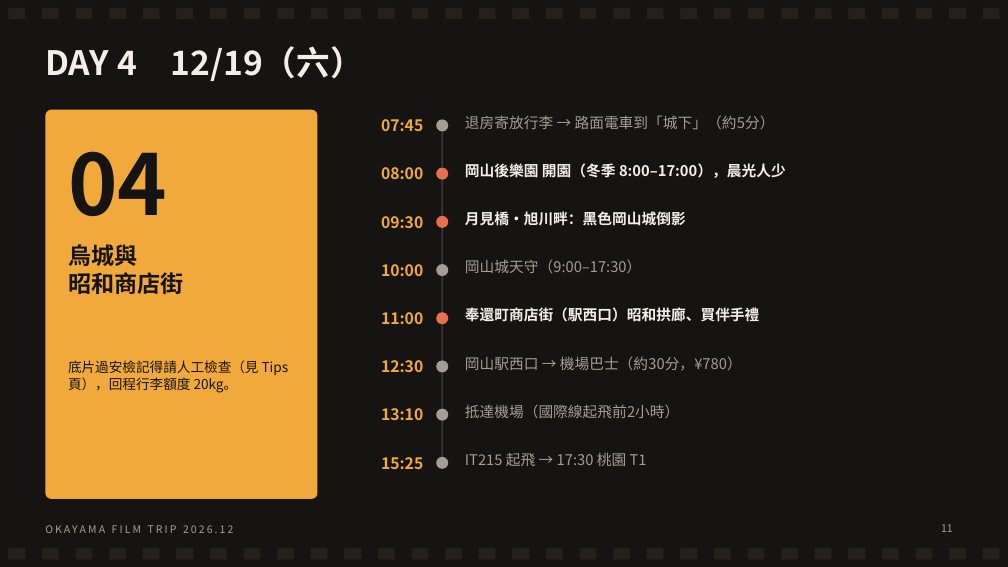
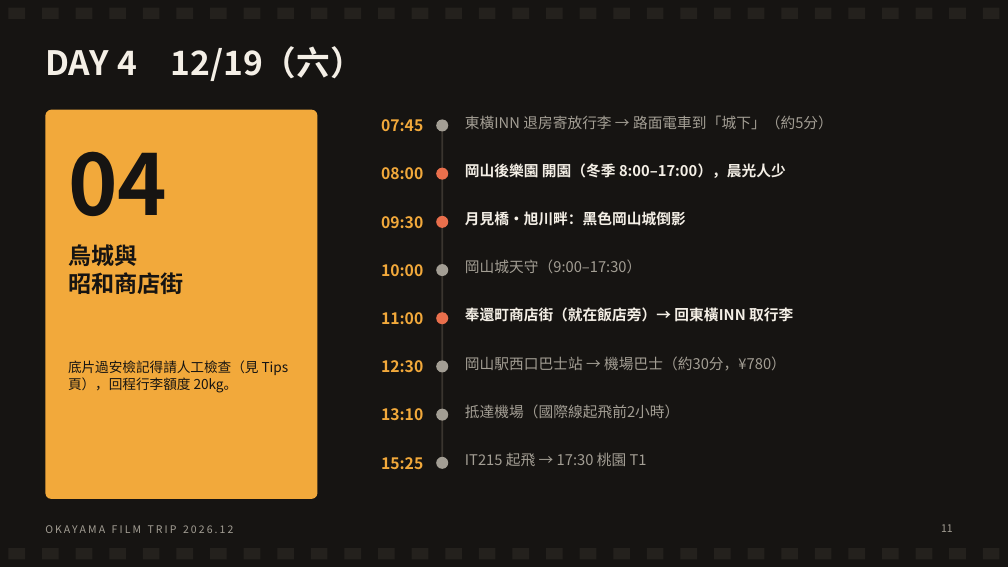
Before and after one commit to leoimpact999/djokovic-vs-sinner-analysis, a slide deck: slide 11 of 岡山4天3夜_底片獵景之旅.pptx. Drawn at 1008x567 pixels with LibreOffice and Linux fonts; fonts in the diff are those of the drawing. Boxes give left, top, right and bottom in pixels: in the first picture for what was removed or moved away, otherwise in the second. Text is boxed around its words. In the diff, an @@ line names an element or a change of style, - is before the commit and + after.

```diff
--- a/岡山4天3夜_底片獵景之旅.pptx
+++ b/岡山4天3夜_底片獵景之旅.pptx
@@ text at <box>465,115,833,129</box>: text changed @@
-退房寄放行李 → 路面電車到「城下」（約5分）
+東橫INN 退房寄放行李 → 路面電車到「城下」（約5分）
@@ text at <box>465,307,793,322</box>: text changed @@
-奉還町商店街（駅西口）昭和拱廊、買伴手禮
+奉還町商店街（就在飯店旁）→ 回東橫INN 取行李
@@ text at <box>465,356,786,370</box>: text changed @@
-岡山駅西口 → 機場巴士（約30分，¥780）
+岡山駅西口巴士站 → 機場巴士（約30分，¥780）
```
Also in this commit, not shown: 2 other slides changed.
